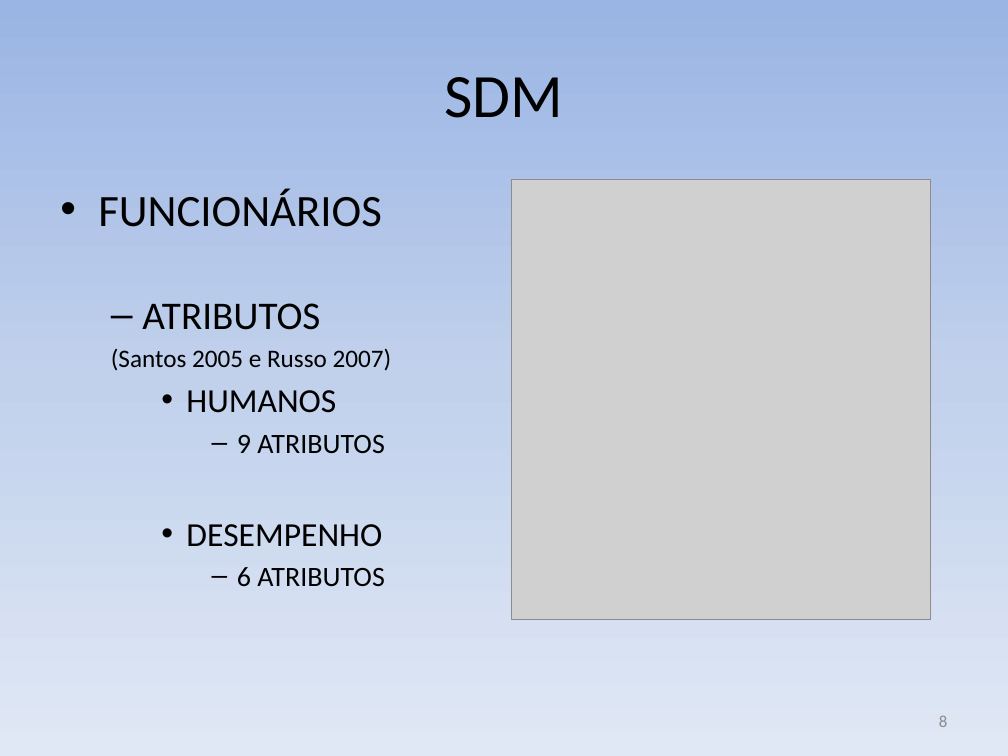
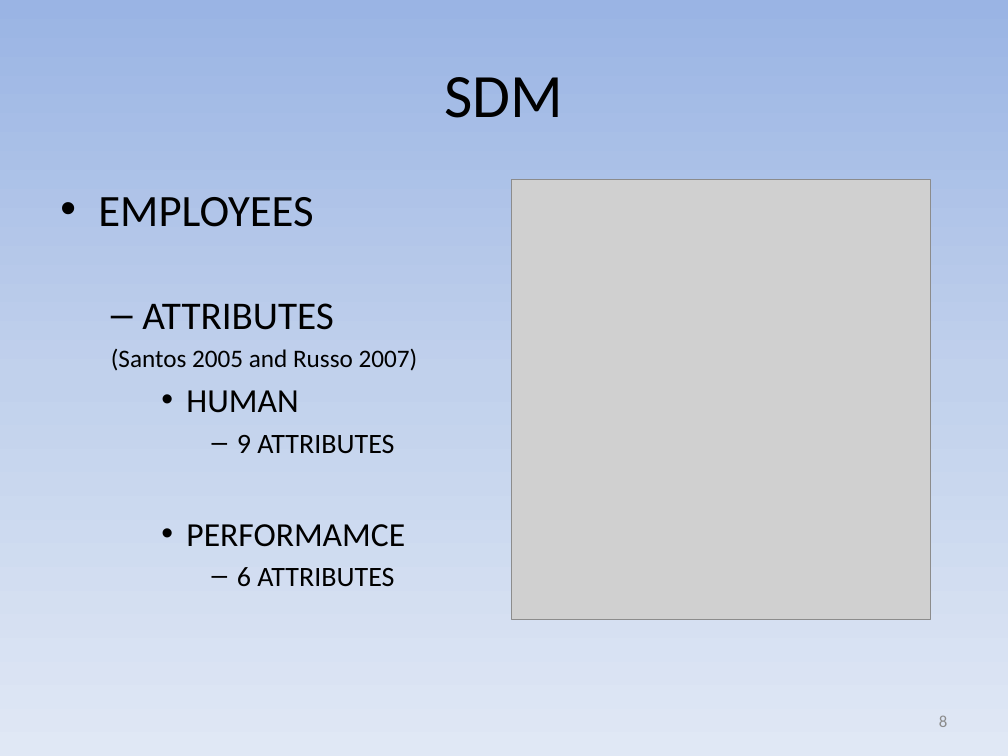
Before and after one commit to gems-uff/sdm, a slide deck: slide 8 of docs/Apresentação/SDM - Apresentação SBGames.pptx. Drawn at 1008x756 pixels with LibreOffice and Linux fonts; fonts in the diff are those of the drawing; grey boxes stand for pictures. Boxes give left, top, right and bottom in pixels: in the first picture for what was removed or moved away, otherwise in the second. Text is boxed around its words. In the diff, an @@ line names an element or a change of style, - is before the commit and + after.

```diff
--- a/docs/Apresentação/SDM - Apresentação SBGames.pptx
+++ b/docs/Apresentação/SDM - Apresentação SBGames.pptx
@@ text at bbox=[98, 197, 418, 587]: text changed @@
-• FUNCIONÁRIOS
-  – ATRIBUTOS
-  (Santos 2005 e Russo 2007)
-    • HUMANOS
-      – 9 ATRIBUTOS
-    • DESEMPENHO
-      – 6 ATRIBUTOS
+• EMPLOYEES
+  – ATTRIBUTES
+  (Santos 2005 and Russo 2007)
+    • HUMAN
+      – 9 ATTRIBUTES
+    • PERFORMAMCE
+      – 6 ATTRIBUTES
```
Also in this commit, not shown: 13 other slides changed, 1 slide added, 2 slides removed.
